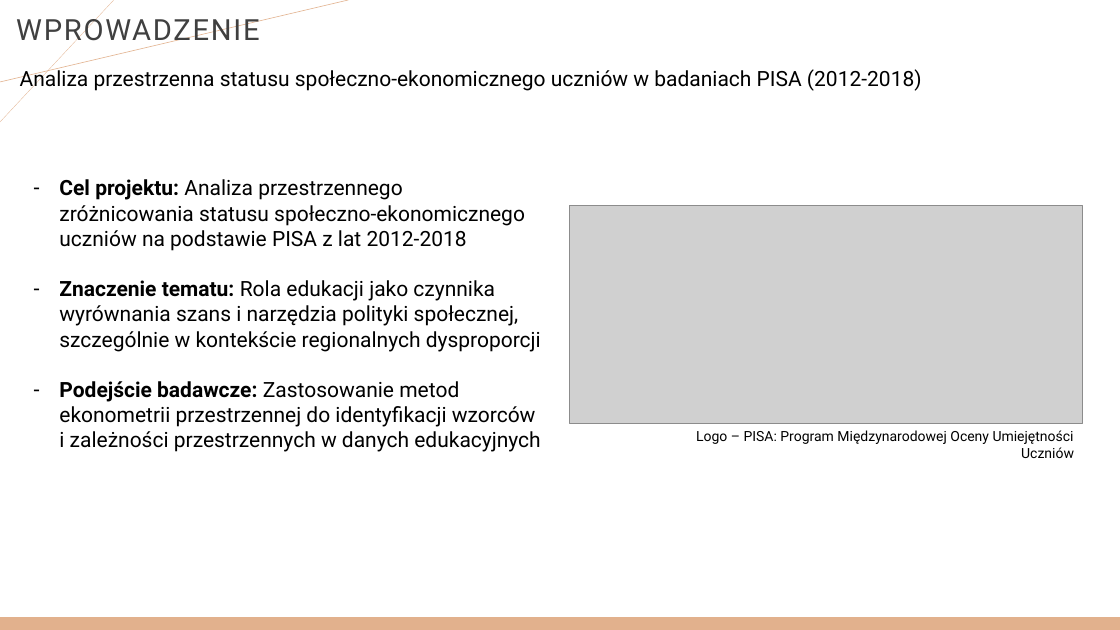
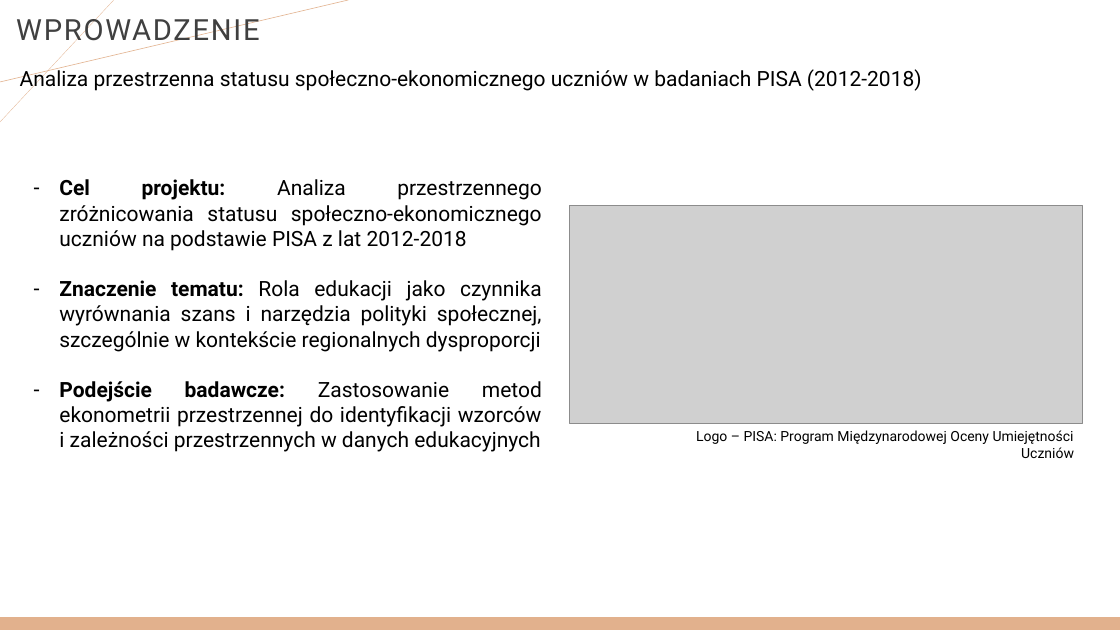
Before and after one commit to iZabela0001/Ekonometria-Przestrzenna, a slide deck: slide 3 of Ekonometria przestrzenna.pptx. Drawn at 1120x630 pixels with LibreOffice and Linux fonts; fonts in the diff are those of the drawing; grey boxes stand for pictures. Boxes give left, top, right and bottom in pixels: in the first picture for what was removed or moved away, otherwise in the second. Text is boxed around its words. In the diff, an @@ line names an element or a change of style, - is before the commit and + after.

```diff
--- a/Ekonometria przestrzenna.pptx
+++ b/Ekonometria przestrzenna.pptx
@@ text "Cel projektu: Analiza przestrzennego zróżnicowania ..." at [59,179,542,452]: alignment left to justified @@
```
Also in this commit, not shown: 3 other slides changed, 1 slide added, 1 slide removed, 2 other files.
